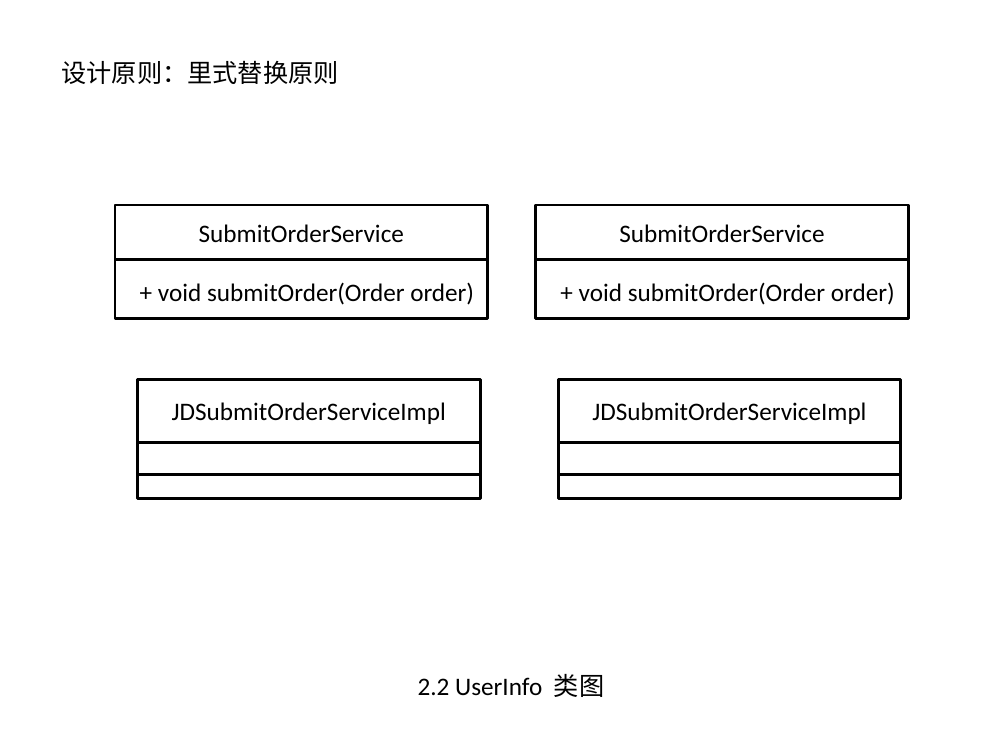
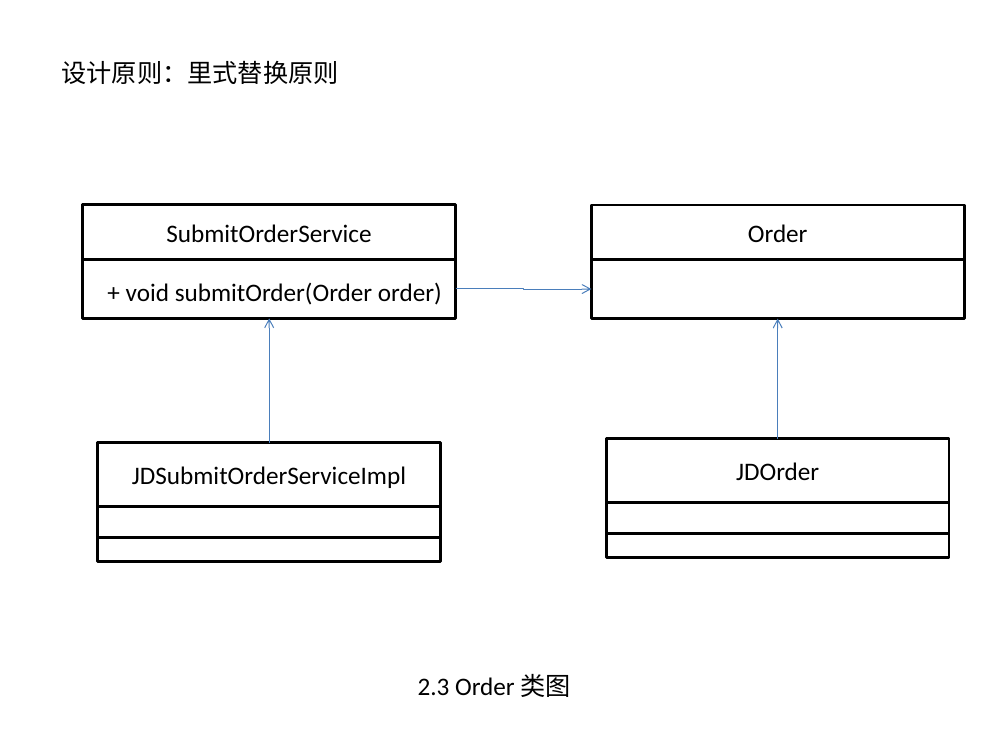
Before and after one commit to zdRan/OneMall, a slide deck: slide 5 of img/可编辑图片.pptx. Drawn at 1008x756 pixels with LibreOffice and Linux fonts; fonts in the diff are those of the drawing. Boxes give left, top, right and bottom in pixels: in the first picture for what was removed or moved away, otherwise in the second. Text is boxed around its words. In the diff, an @@ line names an element or a change of style, - is before the commit and + after.

Commit message:
添加类图

```diff
--- a/img/可编辑图片.pptx
+++ b/img/可编辑图片.pptx
@@ rectangle "Order": place and size @@
-rectangle "Order" at (535,205,908,259)
+rectangle "Order" at (592,205,965,259)
@@ text in rectangle at (748,224,808,242): text changed @@
-SubmitOrderService
+Order
@@ 2 rectangles, 1 text: place and size @@
-2 rectangles, 1 text at (115,205,488,319)
+2 rectangles, 1 text at (83,205,456,319)
@@ rectangle: place and size @@
-rectangle at (535,259,908,319)
+rectangle at (592,259,965,319)
@@ elbow arrow added from (456, 289) to (592, 289), #4B7EBC 0.75 pt @@
@@ text removed at (579,282,895,305) @@
-+ void submitOrder(Order order)
@@ arrow added from (269, 443) to (269, 319), #4B7EBC 0.75 pt @@
@@ arrow added from (778, 438) to (778, 319), #4B7EBC 0.75 pt @@
@@ 3 rectangles: place and size @@
-3 rectangles at (558,379,901,498)
+3 rectangles at (607,438,950,557)
@@ 3 rectangles: place and size @@
-3 rectangles at (137,379,480,498)
+3 rectangles at (98,443,440,561)
@@ text in rectangle at (736,462,819,480): text changed @@
-JDSubmitOrderServiceImpl
+JDOrder
@@ text at (418,674,571,697): text changed @@
-2.2 UserInfo 类图
+2.3 Order 类图
```
Also in this commit, not shown: 1 other file.
